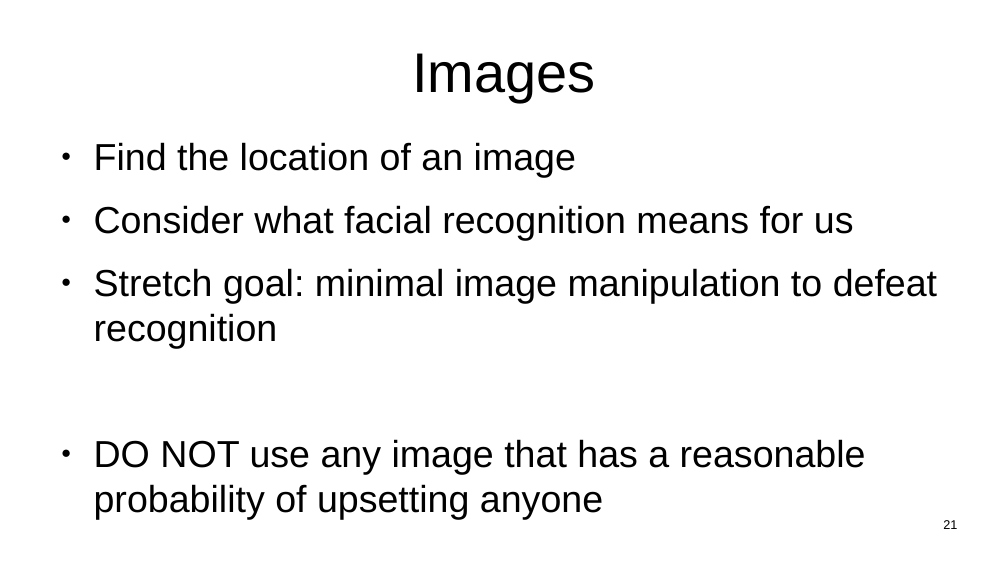
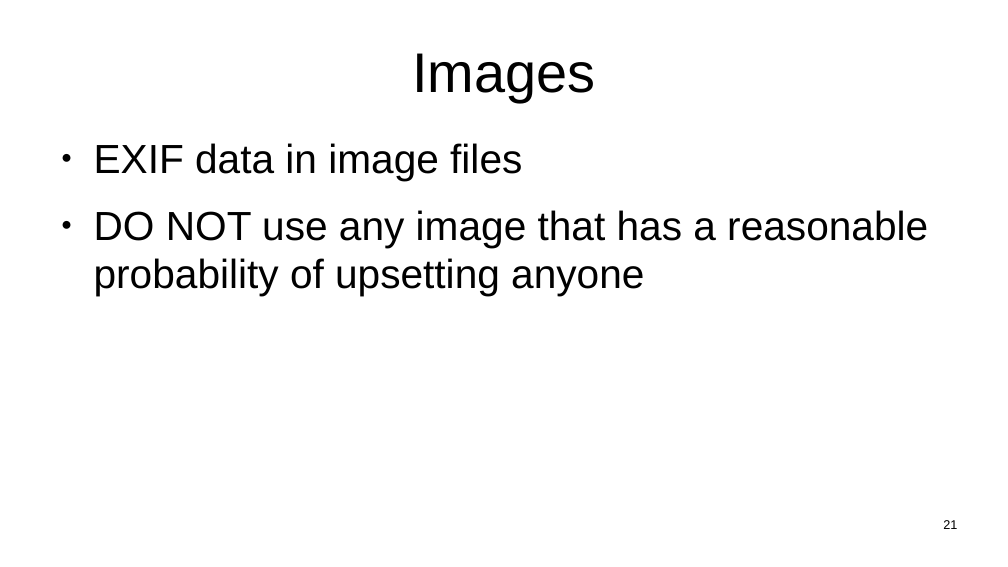
Before and after one commit to sftcd/witidtm, a slide deck: slide 21 of lectures/2026-2027/labs.odp. Drawn at 1008x567 pixels with LibreOffice and Linux fonts; fonts in the diff are those of the drawing. Boxes give left, top, right and bottom in pixels: in the first picture for what was removed or moved away, otherwise in the second. Text is boxed around its words. In the diff, an @@ line names an element or a change of style, - is before the commit and + after.

```diff
--- a/lectures/2026-2027/labs.odp
+++ b/lectures/2026-2027/labs.odp
@@ text at [94, 143, 522, 181]: text changed; size 29.6 to 32 pt @@
-● Find the location of an image
-● Consider what facial recognition means for us
-● Stretch goal: minimal image manipulation to defeat recognition
+● EXIF data in image files
@@ text at [94, 210, 928, 296]: size 29.6 to 32 pt in "DO NOT use any image that has ..." @@
```
Also in this commit, not shown: 1 other slide changed, 3 slides removed, 3 other files.
